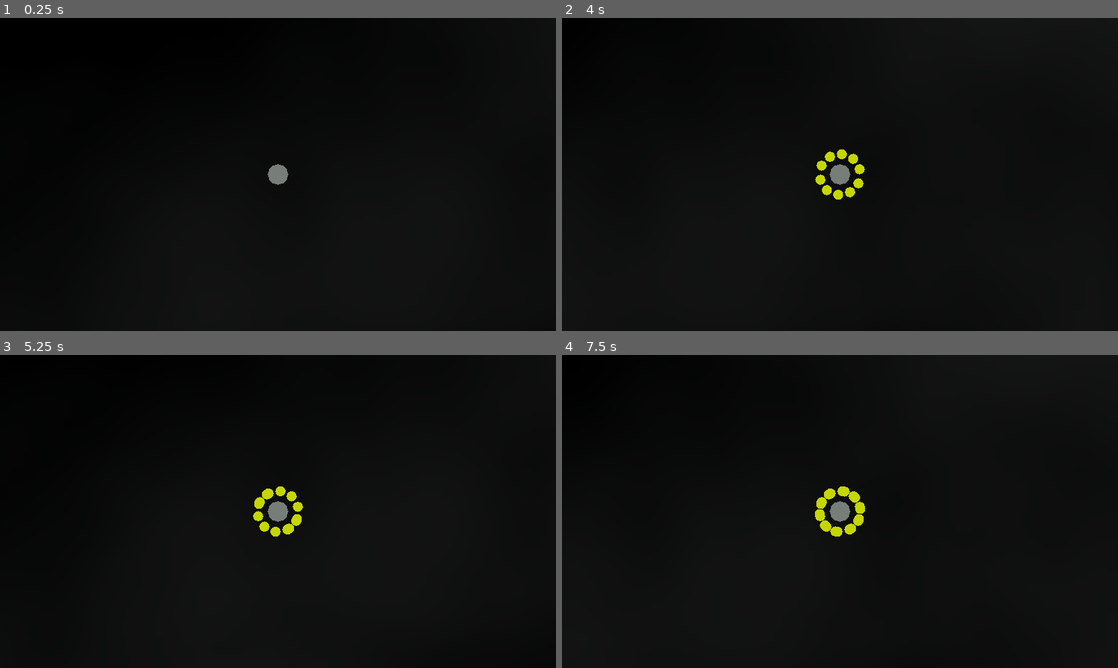
Above: before the commit, frames 1-4 (two rows, left to right).
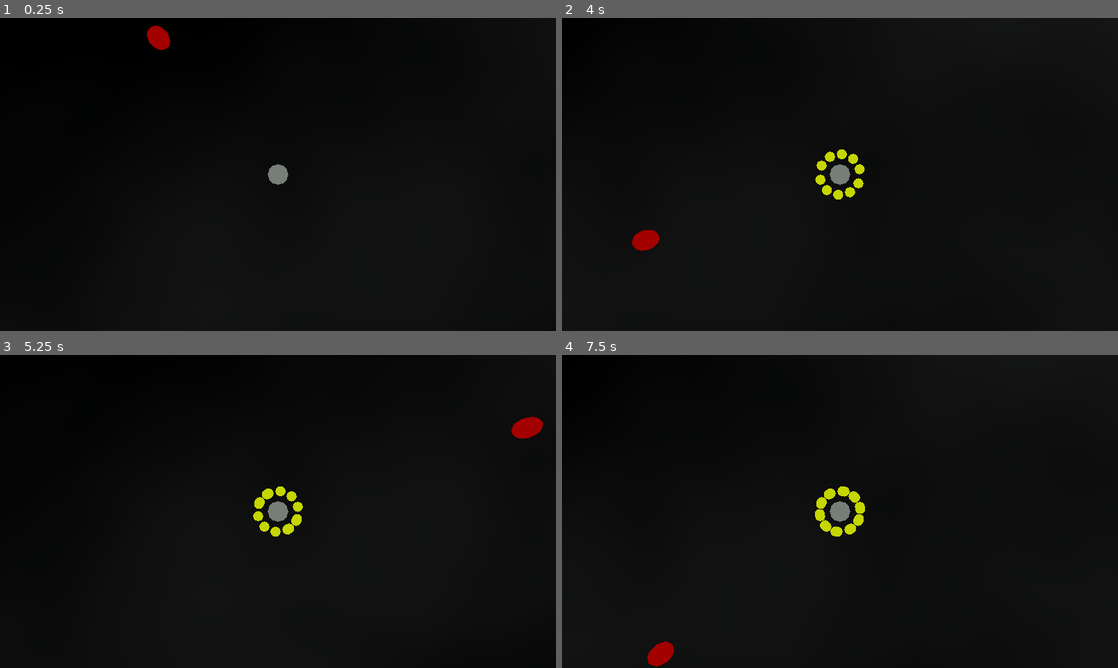
Above: after the commit, the same moments.

Repository: doctor-g/LD55
Game: Godot game, scene res://world.tscn
Two runs of this game, one before a commit and one after it. Both use one fixed random seed, a clock stepped at 60 frames per second and the inputs below.
Inputs (mouse positions are in pixels of both pictures, inside the frame that each line leads up to):
- Up to frame 1 (0.25 s): no input
- Up to frame 2 (4 s): move the mouse to (962, 158) at 0.52 s; hold D (move_right) 0.53-1.28 s; tap Space (summon) every 0.75 s from 0.6 to 3.6 s; move the mouse to (728, 190) at 1.27 s; hold S (move_down) 1.28-2.03 s; tap Enter at 2 s; move the mouse to (895, 105) at 2.02 s; hold D (move_right) 2.03-2.78 s; move the mouse to (812, 237) at 2.77 s; hold W (move_up) 2.78-3.53 s; move the mouse to (1006, 221) at 3.52 s; hold A (move_left) from 3.53 s (still down)
- Up to frame 3 (5.25 s): move the mouse to (111, 464) at 4.27 s; tap Space (summon) at 4.35, 5.1 s; move the mouse to (305, 511) at 5.02 s; release A (move_left) at 5.03 s; hold S (move_down) from 5.03 s (still down)
- Up to frame 4 (7.5 s): move the mouse to (756, 433) at 5.77 s; release S (move_down) at 5.78 s; hold D (move_right) 5.78-6.53 s; tap Space (summon) at 5.85, 6.6, 7.35 s; move the mouse to (962, 495) at 6.52 s; hold W (move_up) 6.53-7.28 s; move the mouse to (728, 527) at 7.27 s; hold D (move_right) from 7.28 s (still down)

The runs differ from the first frame. In frame 1, 0.2% of the frame differs, in the area x 26-31%, y 2-11%; in frame 2, 0.2%; in frame 3, 0.3%, in the area x 92-98%, y 19-27%; in frame 4, 0.3%.

Commit message:
Add a player-seeking enemy

Diff:
--- /dev/null
+++ b/project/enemy.gd
@@ -0,0 +1,17 @@
+extends CharacterBody3D
+
+@export var speed := 7.0
+@export var target : Node3D
+
+
+func _physics_process(delta: float) -> void:
+	if target != null:
+		var direction := (target.global_position - global_position).normalized()
+		var collision := move_and_collide(direction * speed * delta)
+		if collision != null and collision.get_collider() == target:
+			target.damage()
+			queue_free()
+
+
+func damage() -> void:
+	queue_free()
--- /dev/null
+++ b/project/enemy.tscn
@@ -0,0 +1,18 @@
+[gd_scene load_steps=4 format=3 uid="uid://b77yhh5ub87hw"]
+
+[ext_resource type="Script" path="res://enemy.gd" id="1_ewhv8"]
+
+[sub_resource type="StandardMaterial3D" id="StandardMaterial3D_qmdme"]
+albedo_color = Color(0.737255, 0.0196078, 0, 1)
+
+[sub_resource type="SphereShape3D" id="SphereShape3D_r06a5"]
+
+[node name="Enemy" type="CharacterBody3D"]
+collision_layer = 4
+script = ExtResource("1_ewhv8")
+
+[node name="CSGSphere3D" type="CSGSphere3D" parent="."]
+material = SubResource("StandardMaterial3D_qmdme")
+
+[node name="CollisionShape3D" type="CollisionShape3D" parent="."]
+shape = SubResource("SphereShape3D_r06a5")
--- a/project/hero.gd
+++ b/project/hero.gd
@@ -15,3 +15,8 @@
 		var satellite_2 := SATELLITE_SCENE.instantiate()
 		satellite_2.angle = PI
 		add_child(satellite_2)
+
+
+
+func damage() -> void:
+	print("OUCH")
--- a/project/project.godot
+++ b/project/project.godot
@@ -63,6 +63,7 @@
 
 3d_physics/layer_1="hero"
 3d_physics/layer_2="satellites"
+3d_physics/layer_3="enemy"
 
 [rendering]
 
--- a/project/satellite.gd
+++ b/project/satellite.gd
@@ -9,3 +9,9 @@
 	angle = fmod(angle + SPEED * delta, TAU)
 	position.x = sin(angle)
 	position.z = cos(angle)
+
+
+func _on_body_entered(body: Node3D) -> void:
+	# Only enemies can trigger this, so damage them and remove the satellite
+	body.damage()
+	queue_free()
--- a/project/satellite.tscn
+++ b/project/satellite.tscn
@@ -10,7 +10,7 @@
 
 [node name="Satellite" type="Area3D"]
 collision_layer = 2
-collision_mask = 0
+collision_mask = 4
 script = ExtResource("1_lo0a5")
 
 [node name="CSGSphere3D" type="CSGSphere3D" parent="."]
@@ -19,3 +19,5 @@
 
 [node name="CollisionShape3D" type="CollisionShape3D" parent="."]
 shape = SubResource("SphereShape3D_x84og")
+
+[connection signal="body_entered" from="." to="." method="_on_body_entered"]
--- a/project/world.tscn
+++ b/project/world.tscn
@@ -1,6 +1,7 @@
-[gd_scene load_steps=6 format=3 uid="uid://dh5hoos1cp7mn"]
+[gd_scene load_steps=7 format=3 uid="uid://dh5hoos1cp7mn"]
 
 [ext_resource type="PackedScene" uid="uid://chgdlfcyb06pk" path="res://hero.tscn" id="1_ejil5"]
+[ext_resource type="PackedScene" uid="uid://b77yhh5ub87hw" path="res://enemy.tscn" id="2_83wmn"]
 
 [sub_resource type="FastNoiseLite" id="FastNoiseLite_r76qj"]
 
@@ -27,3 +28,7 @@
 
 [node name="WorldEnvironment" type="WorldEnvironment" parent="."]
 environment = SubResource("Environment_00kh6")
+
+[node name="Enemy" parent="." node_paths=PackedStringArray("target") instance=ExtResource("2_83wmn")]
+transform = Transform3D(1, 0, 0, 0, 1, 0, 0, 0, 1, -7, 0, -8)
+target = NodePath("../Hero")
